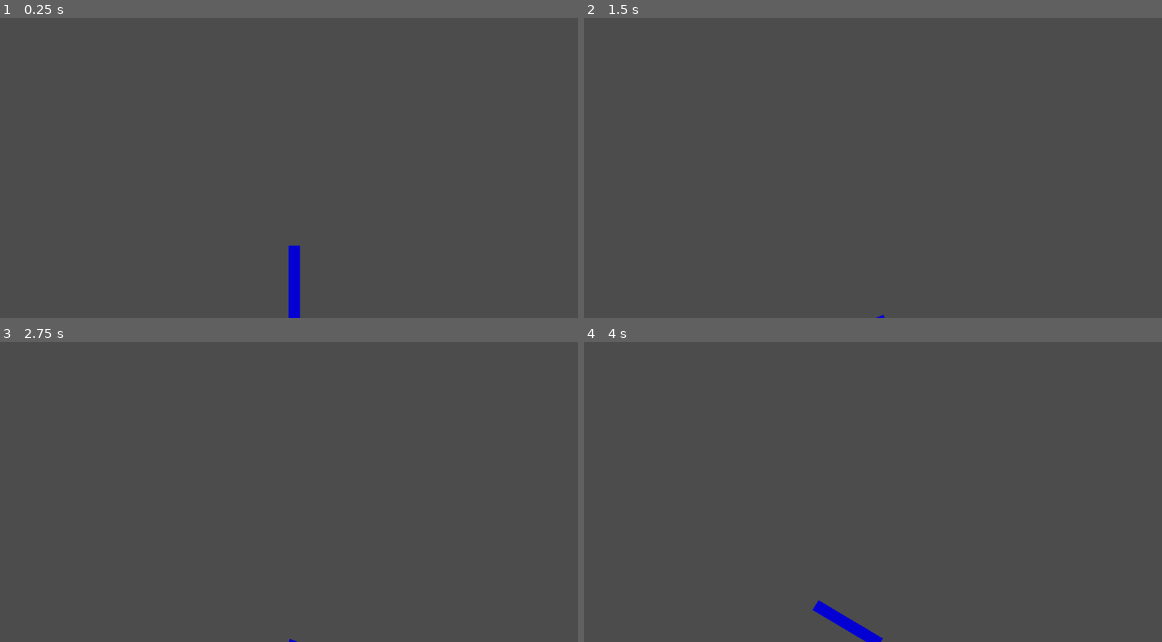
Above: before the commit, frames 1-4 (two rows, left to right).
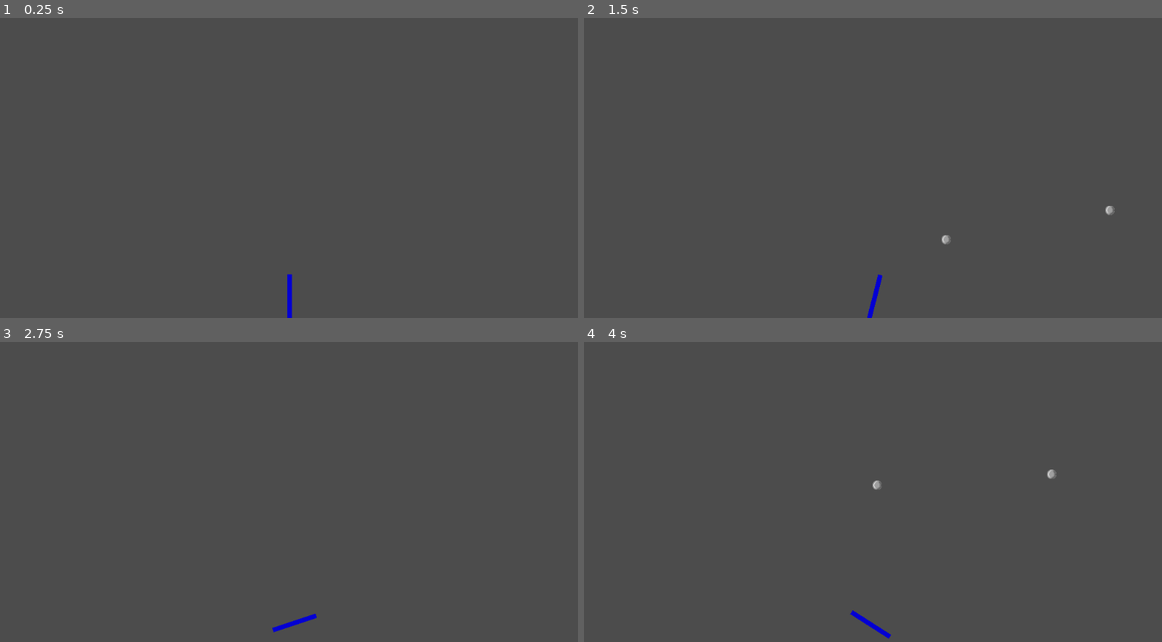
Above: after the commit, the same moments.

Repository: Mikerhinos/Game
Game: Godot game, scene res://game.tscn
The game is run twice, just before and just after one commit, with the same random seed, the same clock (stepped at 60 frames per second) and the same inputs.
Inputs:
- Up to frame 1 (0.25 s): no input
- Up to frame 2 (1.5 s): tap Enter at 0.5 s; hold Right (ui_right) 0.53-1.28 s; tap Space (ui_select) at 0.6, 0.77, 1.07, 1.35 s; hold Left (ui_left) from 1.28 s (still down)
- Up to frame 3 (2.75 s): tap Space (ui_select) at 1.52, 1.82, 2.1 s; release Left (ui_left) at 2.03 s; hold Right (ui_right) from 2.03 s (still down)
- Up to frame 4 (4 s): tap Space (ui_select) at 2.85, 3.02, 3.32, 3.6, 3.77 s; release Right (ui_right) at 3.53 s; hold Left (ui_left) from 3.53 s (still down)

The runs differ from the first frame. In frame 1, 0.5% of the frame differs, in the area x 49-52%, y 75-100%; in frame 2, 0.2%; in frame 3, 0.1%; in frame 4, 0.7%, in the area x 39-82%, y 42-100%.

Commit message:
Enfin le canon marche lol

Diff:
--- /dev/null
+++ b/Ball.tscn
@@ -0,0 +1,37 @@
+[gd_scene load_steps=3 format=2]
+
+[ext_resource path="res://res/img/ball.png" type="Texture" id=1]
+
+[sub_resource type="CircleShape2D" id=1]
+
+custom_solver_bias = 0.0
+radius = 10.0
+
+[node name="Ball" type="RigidBody2D"]
+
+input_pickable = true
+collision_layer = 1
+collision_mask = 1
+mode = 0
+mass = 1.0
+friction = 1.0
+bounce = 0.0
+gravity_scale = 1.0
+custom_integrator = false
+continuous_cd = 0
+contacts_reported = 0
+contact_monitor = false
+sleeping = false
+can_sleep = true
+linear_velocity = Vector2( 0, 0 )
+linear_damp = 0.1
+angular_velocity = 0.0
+angular_damp = 1.0
+
+[node name="bullet" type="Sprite" parent="."]
+
+texture = ExtResource( 1 )
+
+[node name="CollisionShape2D" type="CollisionShape2D" parent="."]
+
+shape = SubResource( 1 )
--- /dev/null
+++ b/Player.gd
@@ -0,0 +1,28 @@
+extends Node2D
+
+const MOVE_SPEED = 5
+var shoot_time=99999
+const BULLET_VELOCITY = 1000
+
+func _ready():
+	# Called every time the node is added to the scene.
+	# Initialization here
+	pass
+
+func _process(delta):
+	var which = get_name()
+	if Input.is_action_pressed("ui_left") and position.x > 0 and rotation_degrees >= -70:
+		rotate(-(MOVE_SPEED * delta)) # Si le joueur va à droite, tourner le lanceur à droite
+	if Input.is_action_pressed("ui_right") and position.x < get_viewport_rect().size.x and rotation_degrees <= 70:
+		rotate(MOVE_SPEED * delta) # Si le joueur va à gauche, tourner le lanceur à gauche
+
+func _physics_process(delta):
+	shoot_time += delta
+	if Input.is_action_just_pressed("ui_select"):
+		var shot = preload("res://Ball.tscn").instance()
+		var shotvect = (get_node("player/bullet_shoot").global_position - position).normalized()
+		get_parent().add_child(shot)
+		shot.position = get_node("player/bullet_shoot").global_position
+		shot.set_linear_velocity(shotvect * BULLET_VELOCITY)
+		#$sound_shoot.play()
+		shoot_time = 0
--- /dev/null
+++ b/Player.tscn
@@ -0,0 +1,22 @@
+[gd_scene load_steps=3 format=2]
+
+[ext_resource path="res://Player.gd" type="Script" id=1]
+[ext_resource path="res://res/img/cursor.jpg" type="Texture" id=2]
+
+[node name="Node2D" type="Node2D"]
+
+position = Vector2( 526.408, 571.416 )
+scale = Vector2( 1, 1.27813 )
+script = ExtResource( 1 )
+
+[node name="player" type="Sprite" parent="."]
+
+position = Vector2( -2.41962, 25.2473 )
+scale = Vector2( 1, 2.58978 )
+texture = ExtResource( 2 )
+offset = Vector2( -0.0239258, -11.9477 )
+
+[node name="bullet_shoot" type="Node2D" parent="player"]
+
+position = Vector2( -0.881425, -24.3324 )
+scale = Vector2( 0.279987, 0.0615581 )
--- a/game.tscn
+++ b/game.tscn
@@ -1,15 +1,7 @@
-[gd_scene load_steps=3 format=2]
+[gd_scene load_steps=2 format=2]
 
-[ext_resource path="res://res/img/cursor.jpg" type="Texture" id=1]
-[ext_resource path="res://Sprite.gd" type="Script" id=2]
+[ext_resource path="res://Player.tscn" type="PackedScene" id=1]
 
 [node name="Game" type="Node2D"]
 
-[node name="Player" type="Sprite" parent="."]
-
-position = Vector2( 532.618, 600.775 )
-scale = Vector2( 2.49542, 5.42251 )
-texture = ExtResource( 1 )
-offset = Vector2( -0.0828422, -11.4708 )
-script = ExtResource( 2 )
-_sections_unfolded = [ "Transform" ]
+[node name="sprite" parent="." instance=ExtResource( 1 )]
Binary file added: res/img/ball.png
Not shown, added: res/img/ball.png.import
